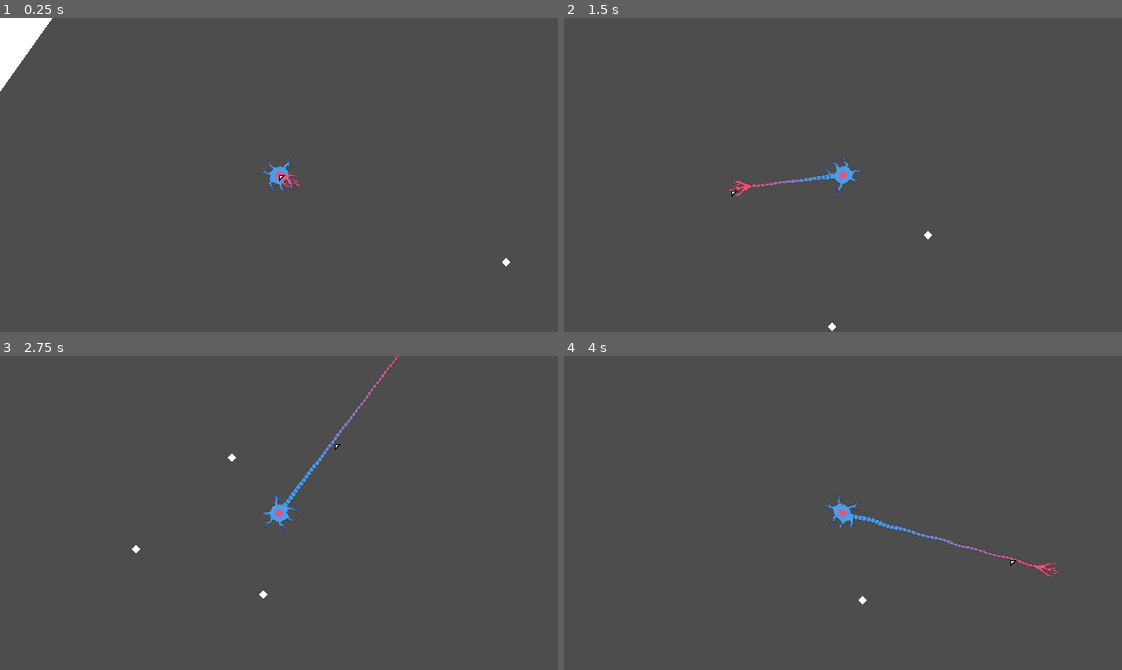
Above: before the commit, frames 1-4 (two rows, left to right).
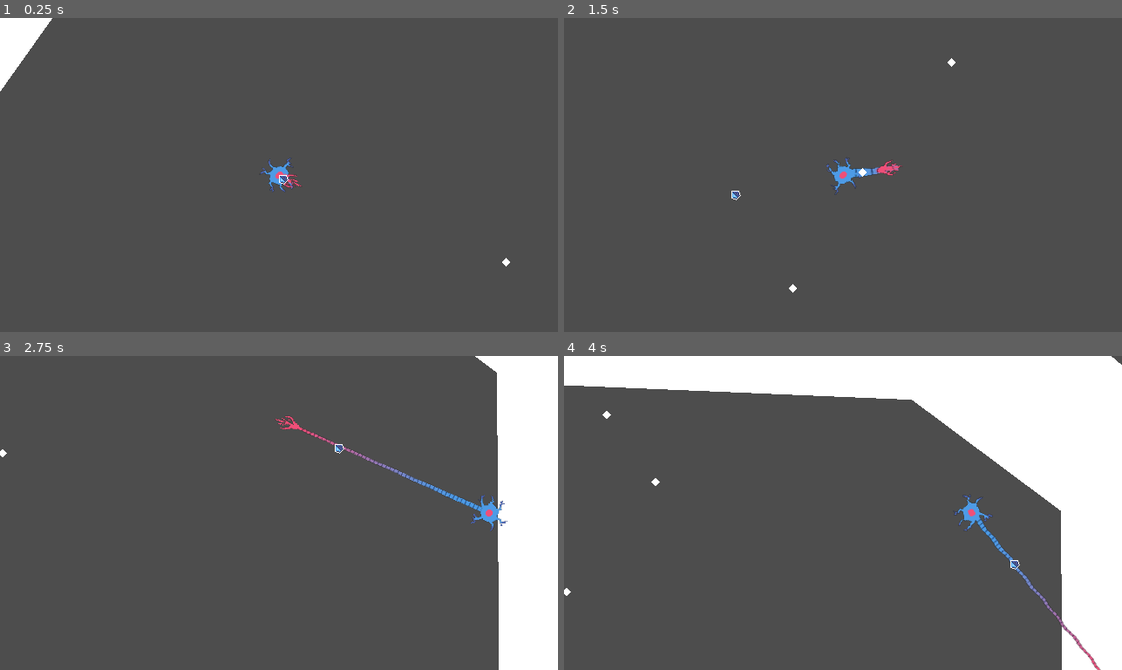
Above: after the commit, the same moments.

Repository: bnhrl/MomentumIsEverythingCountDown
Game: Godot game, scene res://Game/Levels/_Base/level.tscn
The game is run twice, just before and just after one commit, with the same random seed, the same clock (stepped at 60 frames per second) and the same inputs. The project has no main scene, so this scene is started directly.
Inputs (mouse positions are in pixels of both pictures, inside the frame that each line leads up to):
- Up to frame 1 (0.25 s): no input
- Up to frame 2 (1.5 s): tap Enter at 0.5 s; move the mouse to (965, 159) at 0.52 s; hold D (right) 0.53-1.28 s; click (965, 159) at 0.6 s; move the mouse to (731, 190) at 1.27 s; hold S (down) from 1.28 s (still down); click (731, 190) at 1.35 s
- Up to frame 3 (2.75 s): move the mouse to (334, 443) at 2.02 s; release S (down) at 2.03 s; hold D (right) from 2.03 s (still down); click (334, 443) at 2.1 s
- Up to frame 4 (4 s): move the mouse to (815, 575) at 2.77 s; release D (right) at 2.78 s; hold W (up) 2.78-3.53 s; click (815, 575) at 2.85 s; move the mouse to (1010, 560) at 3.52 s; hold A (left) from 3.53 s (still down); click (1010, 560) at 3.6 s

The runs differ from the first frame. In frame 1, less than 0.1% of the frame differs, in the area x 50-52%, y 50-54%; in frame 2, 0.7%; in frame 3, 12%; in frame 4, 28%, in the area x 0-100%, y 0-100%.

Commit message:
Player now ricochets off walls, added Cursor sprite, added MainMenu

Diff:
--- /dev/null
+++ b/Assets/Shaders/obscur.gdshader
@@ -0,0 +1,14 @@
+shader_type canvas_item;
+
+uniform sampler2D screen_texture : hint_screen_texture, repeat_disable, filter_nearest;
+
+varying vec4 modulate;
+
+void vertex() {
+	modulate = COLOR;
+}
+
+void fragment() {
+	vec4 color = texture(screen_texture, SCREEN_UV);
+	COLOR.rgb = mix(vec3((color.r + color.g + color.b) / 3.0),  vec3(0.3 * color.r + 0.6 * color.g + 0.1 * color.b), 1.0);
+}
--- a/Assets/Shaders/wavy.gdshader
+++ b/Assets/Shaders/wavy.gdshader
@@ -1,8 +1,8 @@
 shader_type canvas_item;
 
 uniform sampler2D screen_texture : hint_screen_texture, repeat_disable, filter_nearest;
+uniform bool on_canvas_group = false;
 
-uniform bool on_canvas_group = false;
 uniform float wave_x = 10.0;
 uniform float wave_y = 10.0;
 uniform float ferocity = 1.0;
--- a/Game/GrapplePoints/grapple_point.gd
+++ b/Game/GrapplePoints/grapple_point.gd
@@ -10,5 +10,7 @@
 func release() -> void:
 	released.emit()
 
+signal passed
 func _on_body_entered(body: Node2D) -> void:
 	if body is Player: body.passed_grapple_object()
+	passed.emit()
--- a/Game/LevelSelect/level_select.gd
+++ b/Game/LevelSelect/level_select.gd
@@ -1 +1,5 @@
 class_name LevelSelect extends Control
+
+
+func _on_btn_main_menu_pressed() -> void:
+	Scenes.swap_scene("Main Menu")
--- a/Game/LevelSelect/level_select.tscn
+++ b/Game/LevelSelect/level_select.tscn
@@ -1,7 +1,8 @@
 [gd_scene format=3 uid="uid://behlas1qvvn6n"]
 
 [ext_resource type="Script" uid="uid://cm2cu6c3ds62w" path="res://Game/LevelSelect/level_select.gd" id="1_kh25d"]
-[ext_resource type="PackedScene" uid="uid://b8f2vxq8e2wo1" path="res://UI/Buttons/ui_button.tscn" id="2_eeebr"]
+[ext_resource type="PackedScene" uid="uid://b8f2vxq8e2wo1" path="res://UI/Buttons/UIButton/ui_button.tscn" id="2_eeebr"]
+[ext_resource type="PackedScene" uid="uid://tsffeia6kcry" path="res://UI/Buttons/LevelButton/level_button.tscn" id="3_eeebr"]
 
 [node name="LevelSelect" type="Control" unique_id=1723362477]
 layout_mode = 3
@@ -14,9 +15,19 @@
 
 [node name="BtnMainMenu" parent="." unique_id=1301211313 instance=ExtResource("2_eeebr")]
 layout_mode = 0
-offset_left = 230.0
-offset_top = 332.0
-offset_right = 410.0
-offset_bottom = 356.0
-theme_override_colors/default_color = Color(0.5, 0.5, 0.5, 1)
-text = "Back to Main Menu"
+offset_left = 24.0
+offset_top = 285.0
+offset_right = 114.0
+offset_bottom = 342.0
+text = "Back to
+Main Menu"
+
+[node name="Btn0_TEST_REMOVE_LATER" parent="." unique_id=636891361 instance=ExtResource("3_eeebr")]
+layout_mode = 0
+offset_left = 614.0
+offset_top = 327.0
+offset_right = 638.0
+offset_bottom = 357.0
+theme_override_colors/default_color = Color(0.3019608, 0.39607844, 0.7058824, 1)
+
+[connection signal="pressed" from="BtnMainMenu" to="." method="_on_btn_main_menu_pressed"]
--- a/Game/Levels/_Base/level.gd
+++ b/Game/Levels/_Base/level.gd
@@ -1,5 +1,10 @@
-class_name Level extends Node2D
+@tool class_name Level extends Node2D
 
 
 func _ready() -> void:
+	if Engine.is_editor_hint(): return
 	Camera.set_bounds($Bounds.position, $Bounds.size + $Bounds.position)
+
+@export_tool_button("Rebake Navigation") var rebake := func() -> void:
+	$NavigationRegion.navigation_polygon = $NavigationRegion.navigation_polygon.duplicate()
+	$NavigationRegion.bake_navigation_polygon()
--- a/Game/Levels/_Base/level.tscn
+++ b/Game/Levels/_Base/level.tscn
@@ -3,6 +3,10 @@
 [ext_resource type="Script" uid="uid://nhvbyg5sl1vd" path="res://Game/Levels/_Base/level.gd" id="1_4nsif"]
 [ext_resource type="PackedScene" uid="uid://fr8karxanqon" path="res://Game/Player/player.tscn" id="1_ag3y2"]
 [ext_resource type="PackedScene" uid="uid://c2mrm5rc4nnir" path="res://Game/GrapplePoints/grapple_point.tscn" id="2_1kmpi"]
+
+[sub_resource type="TileSet" id="TileSet_4nsif"]
+
+[sub_resource type="NavigationPolygon" id="NavigationPolygon_4nsif"]
 
 [node name="Level" type="Node2D" unique_id=1414133645]
 script = ExtResource("1_4nsif")
@@ -14,6 +18,13 @@
 offset_top = -340.0
 offset_right = 978.0
 offset_bottom = 637.0
+
+[node name="TileMapLayer" type="TileMapLayer" parent="." unique_id=1951823628]
+tile_set = SubResource("TileSet_4nsif")
+
+[node name="NavigationRegion" type="NavigationRegion2D" parent="." unique_id=517625210]
+position = Vector2(-523, -340)
+navigation_polygon = SubResource("NavigationPolygon_4nsif")
 
 [node name="temp" type="Node" parent="." unique_id=1293760514]
 
@@ -37,3 +48,12 @@
 
 [node name="GrapplePoint2" parent="temp" unique_id=1590516925 instance=ExtResource("2_1kmpi")]
 position = Vector2(297, 257)
+
+[node name="GrapplePoint3" parent="temp" unique_id=399200449 instance=ExtResource("2_1kmpi")]
+position = Vector2(341, -33)
+
+[node name="GrapplePoint4" parent="temp" unique_id=340549066 instance=ExtResource("2_1kmpi")]
+position = Vector2(443, -159)
+
+[node name="GrapplePoint5" parent="temp" unique_id=1618993034 instance=ExtResource("2_1kmpi")]
+position = Vector2(387, -236)
--- /dev/null
+++ b/Game/MainMenu/main_menu.gd
@@ -0,0 +1,18 @@
+extends Control
+
+
+
+
+func _on_btn_start_pressed() -> void:
+	pass # Replace with function body.
+
+func _on_btn_credits_pressed() -> void:
+	pass # Replace with function body.
+
+func _on_btn_quit_pressed() -> void:
+	$BtnQuit/CanvasLayer/Clair.play()
+	$BtnQuit/CanvasLayer/Obscur.show()
+	var tween := create_tween()
+	tween.tween_property($BtnQuit/CanvasLayer/Obscur, "modulate:a", 1.0, 0.2).from(0.0)
+	await $BtnQuit/CanvasLayer/Clair.finished
+	get_tree().quit()
--- /dev/null
+++ b/Game/MainMenu/main_menu.tscn
@@ -0,0 +1,63 @@
+[gd_scene format=3 uid="uid://bd8qt04xi4h20"]
+
+[ext_resource type="Script" uid="uid://psqqhskqcq2t" path="res://Game/MainMenu/main_menu.gd" id="1_2lp7i"]
+[ext_resource type="PackedScene" uid="uid://b8f2vxq8e2wo1" path="res://UI/Buttons/UIButton/ui_button.tscn" id="1_38cx4"]
+[ext_resource type="Shader" uid="uid://bxqrghscsqtx0" path="res://Assets/Shaders/obscur.gdshader" id="3_052h3"]
+[ext_resource type="AudioStream" uid="uid://d4a7d10skgb0n" path="res://Assets/Sounds/clair.wav" id="3_57bh4"]
+
+[sub_resource type="ShaderMaterial" id="ShaderMaterial_c6smh"]
+shader = ExtResource("3_052h3")
+
+[node name="MainMenu" type="Control" unique_id=1635845586]
+layout_mode = 3
+anchors_preset = 0
+offset_right = 640.0
+offset_bottom = 360.0
+script = ExtResource("1_2lp7i")
+
+[node name="BtnStart" parent="." unique_id=1301211313 instance=ExtResource("1_38cx4")]
+layout_mode = 0
+offset_left = 288.0
+offset_top = 279.0
+offset_right = 320.0
+offset_bottom = 311.0
+scale = Vector2(2, 2)
+theme_override_colors/default_color = Color(0.3019608, 0.39607844, 0.7058824, 1)
+text = "GO!"
+hover_size = Vector2(2.5, 2.5)
+
+[node name="BtnCredits" parent="." unique_id=1026356157 instance=ExtResource("1_38cx4")]
+layout_mode = 0
+offset_left = 160.0
+offset_top = 295.0
+offset_right = 192.0
+offset_bottom = 327.0
+scale = Vector2(2, 2)
+theme_override_colors/default_color = Color(0.3019608, 0.39607844, 0.7058824, 1)
+text = "WHO"
+
+[node name="BtnQuit" parent="." unique_id=1688920916 instance=ExtResource("1_38cx4")]
+layout_mode = 0
+offset_left = 416.0
+offset_top = 295.0
+offset_right = 448.0
+offset_bottom = 327.0
+scale = Vector2(2, 2)
+theme_override_colors/default_color = Color(0.3019608, 0.39607844, 0.7058824, 1)
+text = "DIE"
+
+[node name="CanvasLayer" type="CanvasLayer" parent="BtnQuit" unique_id=1274562216]
+layer = 11
+
+[node name="Clair" type="AudioStreamPlayer" parent="BtnQuit/CanvasLayer" unique_id=113390594]
+stream = ExtResource("3_57bh4")
+
+[node name="Obscur" type="ColorRect" parent="BtnQuit/CanvasLayer" unique_id=85738700]
+visible = false
+material = SubResource("ShaderMaterial_c6smh")
+offset_right = 640.0
+offset_bottom = 360.0
+
+[connection signal="pressed" from="BtnStart" to="." method="_on_btn_start_pressed"]
+[connection signal="pressed" from="BtnCredits" to="." method="_on_btn_credits_pressed"]
+[connection signal="pressed" from="BtnQuit" to="." method="_on_btn_quit_pressed"]
--- a/Game/Player/player.gd
+++ b/Game/Player/player.gd
@@ -32,6 +32,12 @@
 	momentum = LerpHelper.lv2(momentum, Vector2.ZERO, 3.0, delta)
 
 	move_and_slide()
+	for i in get_slide_collision_count():
+		var collision := get_slide_collision(i)
+		if collision:
+			momentum = momentum.bounce(collision.get_normal())*0.8
+			velocity = velocity.bounce(collision.get_normal())*0.8
+			break
 
 
 # Tail
@@ -66,12 +72,12 @@
 	tail.points = tail_points
 
 # Body Visuals (TEMPORARY?)
-@onready var body: Sprite2D = $Model/Body
-@onready var center: Sprite2D = $Model/Center
+@onready var _body: Sprite2D = $Model/Body
+@onready var _center: Sprite2D = $Model/Center
 func _process_visuals(delta: float) -> void:
 	var angle := get_angle_to(get_global_mouse_position())
-	body.rotation = LerpHelper.la(body.rotation, angle, 16.0, delta)
-	center.rotation = LerpHelper.la(center.rotation, angle, 4.0, delta)
+	_body.rotation = LerpHelper.la(_body.rotation, angle, 16.0, delta)
+	_center.rotation = LerpHelper.la(_center.rotation, angle, 4.0, delta)
 
 
 # Grabber
@@ -120,12 +126,12 @@
 			#grappled_object = null
 
 func hit_grapple(node: Node2D) -> void:
-	print("Grappled " + node.name + "!")
+	#print("Grappled " + node.name + "!")
 	grappled_object = node
 	attempting_to_grapple = false
 
 func release_grapple() -> void:
-	print("Released grappled object!")
+	#print("Released grappled object!")
 	grappled_object = null
 
 func passed_grapple_object() -> void:
--- /dev/null
+++ b/UI/Buttons/LevelButton/level_button.gd
@@ -0,0 +1,6 @@
+@tool class_name LeveLButton extends UIButton
+
+@export var level: int = 0
+
+func press() -> void:
+	Scenes.swap_scene("Level " + str(level))
--- /dev/null
+++ b/UI/Buttons/LevelButton/level_button.tscn
@@ -0,0 +1,11 @@
+[gd_scene format=3 uid="uid://tsffeia6kcry"]
+
+[ext_resource type="PackedScene" uid="uid://b8f2vxq8e2wo1" path="res://UI/Buttons/UIButton/ui_button.tscn" id="1_q2kld"]
+[ext_resource type="Script" uid="uid://ctylvnbbiyt5s" path="res://UI/Buttons/LevelButton/level_button.gd" id="1_rxaxb"]
+
+[node name="LevelButton" unique_id=1301211313 instance=ExtResource("1_q2kld")]
+offset_right = 24.0
+offset_bottom = 30.0
+text = "0"
+script = ExtResource("1_rxaxb")
+level = 0
--- a/UI/Buttons/ui_button.gd
+++ b/UI/Buttons/UIButton/ui_button.gd
@@ -13,9 +13,10 @@
 @export_tool_button("Refresh") var refresh := func() -> void:
 	add_theme_color_override("default_color", default_color)
 
+
 # Hovering
-@export var default_color := Color(0.5,0.5,0.5)
-@export var hover_color := Color.WHITE
+@export var default_color := Color("4d65b4")
+@export var hover_color := Color("e83b3b")
 @export var hover_size := Vector2(1.5, 1.5)
 var hovered := false
 @onready var color := default_color
@@ -43,6 +44,8 @@
 signal pressed_self(btn: UIButton) ## In case you need to reference the button that emitted the signal.
 
 func _process_pressing() -> void:
-	if Input.is_action_just_pressed("button_press"):
-		pressed.emit()
-		pressed_self.emit(self)
+	if Input.is_action_just_pressed("button_press") and hovered: press()
+
+func press() -> void:
+	pressed.emit()
+	pressed_self.emit(self)
--- a/UI/Buttons/ui_button.tscn
+++ b/UI/Buttons/UIButton/ui_button.tscn
@@ -1,6 +1,6 @@
 [gd_scene format=3 uid="uid://b8f2vxq8e2wo1"]
 
-[ext_resource type="Script" uid="uid://b2e7j2n0j4kpj" path="res://UI/Buttons/ui_button.gd" id="1_k47w0"]
+[ext_resource type="Script" uid="uid://b2e7j2n0j4kpj" path="res://UI/Buttons/UIButton/ui_button.gd" id="1_k47w0"]
 
 [node name="UIButton" type="RichTextLabel" unique_id=1301211313]
 clip_contents = false
--- a/_Globals/Camera/_Camera.gd
+++ b/_Globals/Camera/_Camera.gd
@@ -8,6 +8,8 @@
 func _process(_delta: float) -> void:
 	if target:
 		global_position = target.global_position
+	else:
+		global_position = get_viewport_rect().size/2.0
 	#_process_zoom(delta)
 
 func _process_zoom(delta: float) -> void:
--- a/_Globals/Cursor/cursor_layer.tscn
+++ b/_Globals/Cursor/cursor_layer.tscn
@@ -1,15 +1,12 @@
 [gd_scene format=3 uid="uid://b2yt7evteq6qx"]
 
-[ext_resource type="Script" uid="uid://bxueqg7vh4kua" path="res://_Globals/Cursor/_Cursor.gd" id="1_ltw8t"]
+[ext_resource type="Script" uid="uid://bxueqg7vh4kua" path="res://_Globals/Cursor/_Cursor.gd" id="1_8fpq0"]
+[ext_resource type="Texture2D" uid="uid://cqbr57cb13n7b" path="res://_Globals/Cursor/cursor.png" id="2_u8h05"]
 
 [node name="Cursor" type="CanvasLayer" unique_id=607214282]
-script = ExtResource("1_ltw8t")
+script = ExtResource("1_8fpq0")
 
 [node name="CursorObject" type="Node2D" parent="." unique_id=724732679]
 
-[node name="Visual1" type="Polygon2D" parent="CursorObject" unique_id=1885440409]
-color = Color(0, 0, 0, 1)
-polygon = PackedVector2Array(0, 0, 0, 8, 8, 0)
-
-[node name="Visual0" type="Polygon2D" parent="CursorObject" unique_id=1949847239]
-polygon = PackedVector2Array(1, 1, 1, 5, 5, 1)
+[node name="Sprite2D" type="Sprite2D" parent="CursorObject" unique_id=1869862200]
+texture = ExtResource("2_u8h05")
--- a/_Globals/Scenes/_Scenes.gd
+++ b/_Globals/Scenes/_Scenes.gd
@@ -1,11 +1,15 @@
 extends CanvasLayer
 
 var scenes: Dictionary[String, PackedScene] = {
-	#"Main Menu":preload(""),
-	"Level Select":preload(""),
-	"Base Level":preload("uid://co1sgdv2x4nyr"),
+	"Main Menu":preload("uid://bd8qt04xi4h20"),
+	"Level Select":preload("uid://behlas1qvvn6n"),
+	"Level 0":preload("uid://co1sgdv2x4nyr"), # Base level!! Do not use outside of testing!!
+	#"Level 1":preload(""),
 }
 
 func swap_scene(scene_name: String) -> void:
+	if !scenes.has(scene_name):
+		push_error("The scene " + scene_name + " does not exist in our scenes dictionary!!")
+		return
 	var scene: PackedScene = scenes.get(scene_name)
 	get_tree().change_scene_to_packed(scene)
--- a/project.godot
+++ b/project.godot
@@ -20,6 +20,7 @@
 Cursor="*uid://b2yt7evteq6qx"
 Camera="*uid://i6e8vkirx2w3"
 GameTime="*uid://do5at2mhoc1xd"
+Scenes="*uid://cs65ae3kb78oi"
 
 [debug]
 
Not shown, added: Assets/Shaders/obscur.gdshader.uid
Not shown, added: Assets/Sounds/clair.wav.import
Not shown, added: Game/MainMenu/main_menu.gd.uid
Not shown, added: UI/Buttons/LevelButton/level_button.gd.uid
Renamed: UI/Buttons/ui_button.gd.uid -> UI/Buttons/UIButton/ui_button.gd.uid
Binary file added: _Globals/Cursor/cursor.png
Not shown, added: _Globals/Cursor/cursor.png.import
Not shown, added: Assets/Sounds/clair.wav
